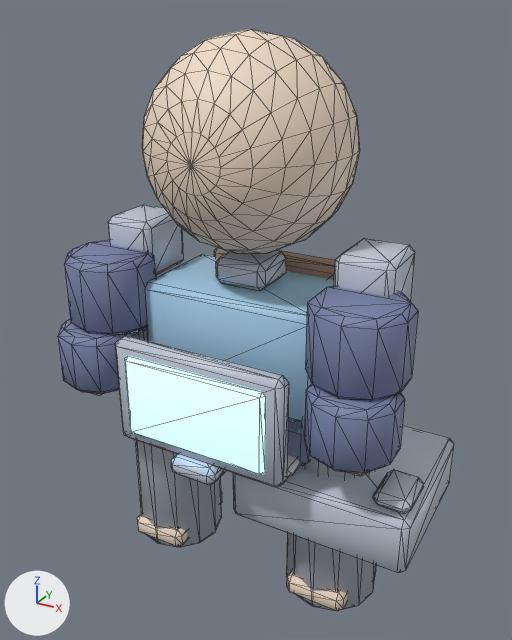
Two versions of the glTF model unity/Assets/Art/EarlyGame/staff-kit/staff-pose-typing.glb, one commit apart.
Camera for both pictures: a 50 mm camera at (0.973, -1.74, 1.769) aimed at (0.023, -0.014, 0.906). The lights are fixed; the arrows at lower left show +X, +Y and +Z. The first picture is the older version. Mesh edges are drawn as thin lines. Where no turn or scale is listed for an object, it has been applied to the vertices.

Names of what the first picture shows: 'DeskTop', 'Foot_-1', 'Foot_1', 'Head', 'Leg_-1', 'Leg_1', 'LowerArm_-1', 'LowerArm_1', 'Monitor', 'MonitorScreen', 'Shoulder_1', 'Torso', 'UpperArm_-1', 'UpperArm_1' and 7 more.
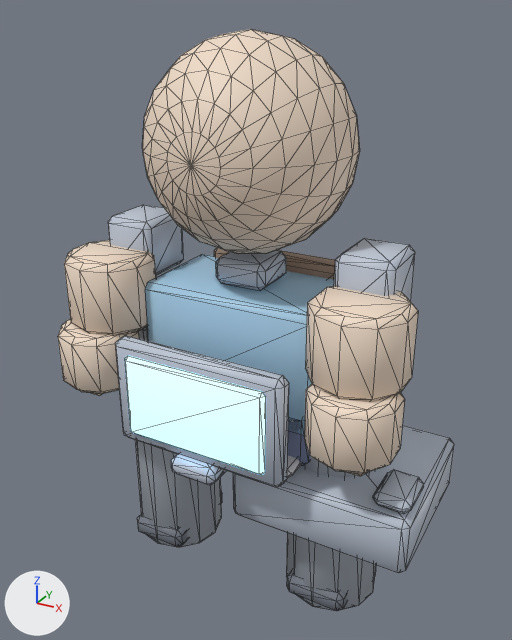
Boxes [x1, y1, x2, y2] around the edits, measured in the pictures (512 x 640 px):
'UpperArm_1', recoloured, surface changed (lighter): [305, 286, 418, 401] in both
'UpperArm_-1', recoloured (lighter): [64, 240, 156, 335] in both
'LowerArm_1', recoloured, surface changed (lighter): [304, 384, 405, 473] in both
'LowerArm_-1', recoloured (lighter): [58, 319, 140, 394] in both
'Foot_1', recoloured (darker): [287, 572, 347, 611] in both
'Foot_-1', recoloured (darker): [137, 493, 222, 547] in both

What changed in the scene script:
```text
Change mat_foot__1_solid:
    mat_foot__1_solid.base_color: (0.88, 0.72, 0.58) -> (0.18, 0.2, 0.24)  # beige #f1ddc8 -> grey #767c86
Change mat_foot_1_solid:
    mat_foot_1_solid.base_color: (0.88, 0.72, 0.58) -> (0.18, 0.2, 0.24)  # beige #f1ddc8 -> grey #767c86
Change mat_upperarm__1_solid:
    mat_upperarm__1_solid.base_color: (0.18, 0.22, 0.38) -> (0.88, 0.72, 0.58)  # blue #7681a6 -> beige #f1ddc8
Change mat_lowerarm__1_solid:
    mat_lowerarm__1_solid.base_color: (0.18, 0.22, 0.38) -> (0.88, 0.72, 0.58)  # blue #7681a6 -> beige #f1ddc8
Change mat_upperarm_1_solid:
    mat_upperarm_1_solid.base_color: (0.18, 0.22, 0.38) -> (0.88, 0.72, 0.58)  # blue #7681a6 -> beige #f1ddc8
    mat_upperarm_1_solid.roughness: 0.58 -> 0.55
Change mat_lowerarm_1_solid:
    mat_lowerarm_1_solid.base_color: (0.18, 0.22, 0.38) -> (0.88, 0.72, 0.58)  # blue #7681a6 -> beige #f1ddc8
    mat_lowerarm_1_solid.roughness: 0.58 -> 0.55
```
